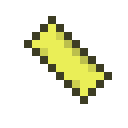
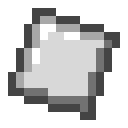
Comparing the layer stacks of the two 128×128 images. Changes:
hid "Hammer Head Gold" over [24, 16, 112, 104]
added layer "Plate" above "HeatedLayer copy" over [8, 8, 120, 120]
